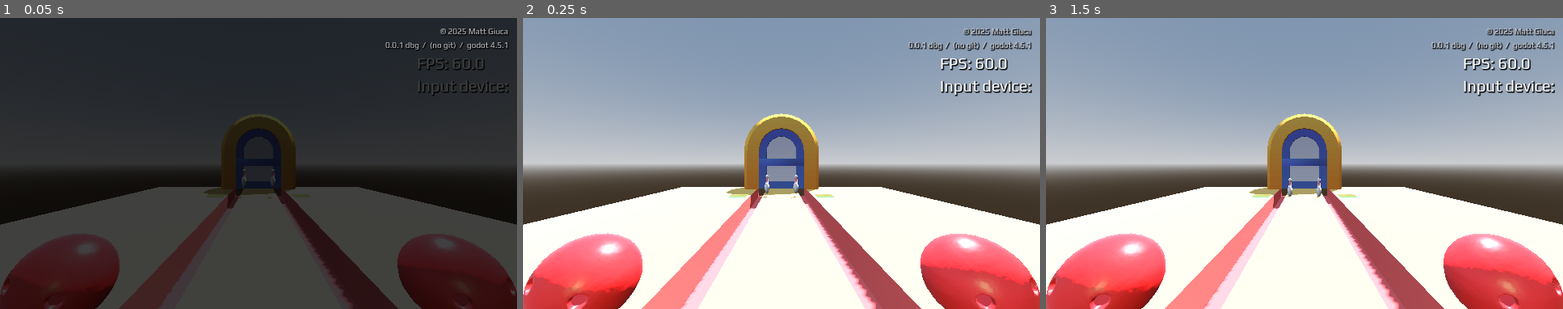
Above: before the commit, frames 1-3 (left to right).
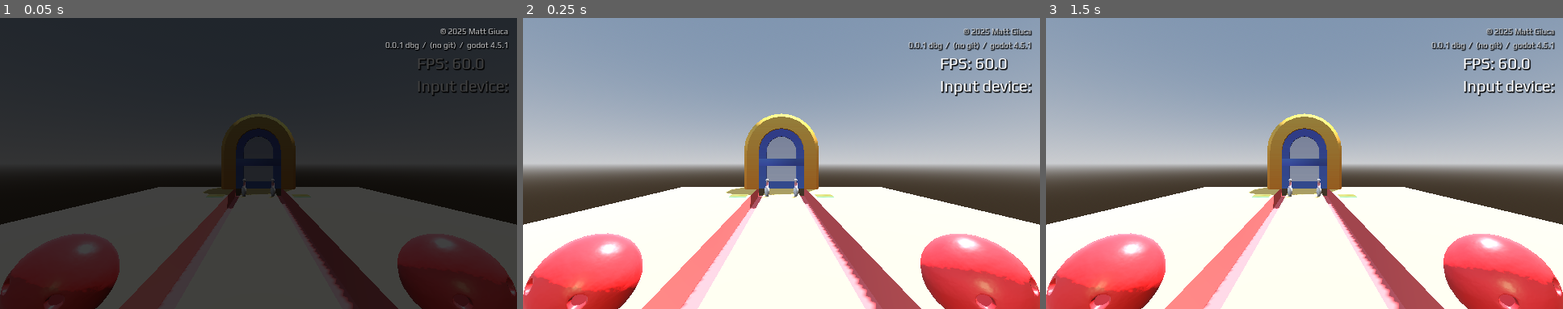
Above: after the commit, the same moments.

Repository: mgiuca/two-hands
Game: Godot game, scene res://scenes/levels/bowling.tscn
Two runs of this game, one before a commit and one after it. Both use one fixed random seed, a clock stepped at 60 frames per second and the inputs below. This scene is started directly instead of the project's main scene. Sound files missing from this copy of the repository are replaced by a short silence.
Inputs (mouse positions are in pixels of both pictures, inside the frame that each line leads up to):
- Up to frame 1 (0.05 s): no input
- Up to frame 2 (0.25 s): no input
- Up to frame 3 (1.5 s): tap Enter (ui_accept) at 0.5, 0.77, 1.07, 1.25 s; move the mouse to (1418, 148) at 0.52 s; hold Right (ui_right) 0.53-1.25 s; click (1418, 148) at 0.67 s; drag from (1201, 178) to (1278, 221) at 1.27 s

The runs differ from the first frame. In frame 1, less than 0.1% of the frame differs, in the area x 46-54%, y 51-63%; in frame 2, 0.1%, in the area x 46-54%, y 53-62%; in frame 3, less than 0.1%.

Commit message:
Bowling: Pins on the ground.

Diff:
--- a/scenes/levels/bowling.tscn
+++ b/scenes/levels/bowling.tscn
@@ -47,12 +47,12 @@
 material = SubResource("StandardMaterial3D_ujw30")
 
 [node name="PinLeft" parent="." index="8" node_paths=PackedStringArray("flags") instance=ExtResource("3_7wjn3")]
-transform = Transform3D(1, 0, 0, 0, 1, 0, 0, 0, 1, -0.571, 0.361, -7.486)
+transform = Transform3D(1, 0, 0, 0, 1, 0, 0, 0, 1, -0.571, -0.016990244, -7.486)
 debug_action = "debug_left_action"
 flags = NodePath("../FlagsLeft")
 
 [node name="PinRight" parent="." index="9" node_paths=PackedStringArray("flags") instance=ExtResource("3_7wjn3")]
-transform = Transform3D(1, 0, 0, 0, 1, 0, 0, 0, 1, 0.571, 0.361, -7.486)
+transform = Transform3D(1, 0, 0, 0, 1, 0, 0, 0, 1, 0.571, -0.016990244, -7.486)
 debug_action = "debug_right_action"
 flags = NodePath("../FlagsRight")
 
